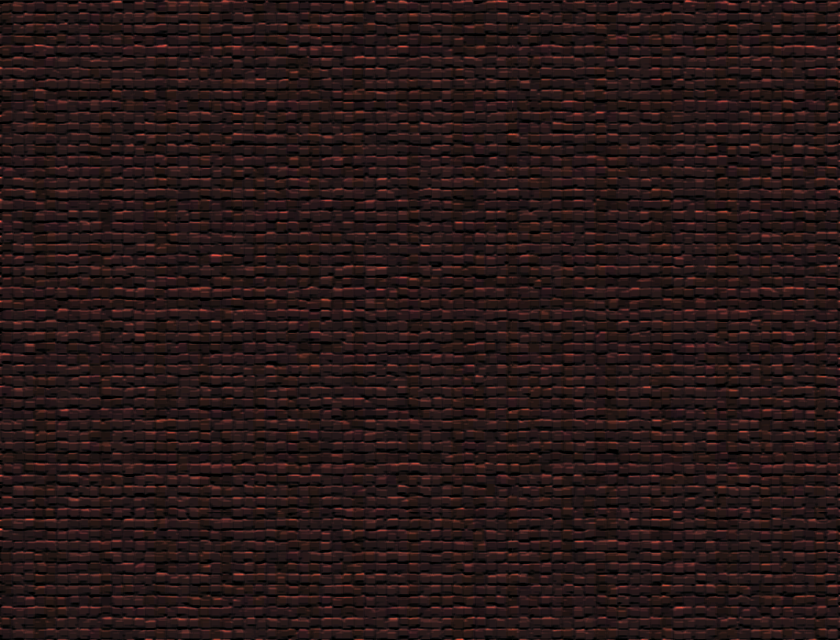
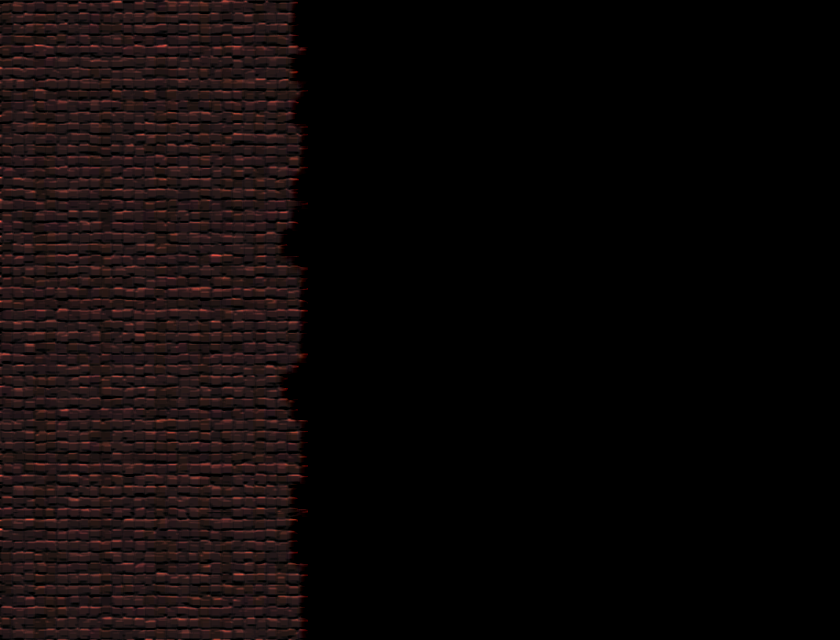
Revision of a layered 840 x 640 image; what changed, layer by layer:
added layer "demos" above "black" over (279, 0, 308, 640)
added layer "black" above "main" over (279, 0, 840, 640)
